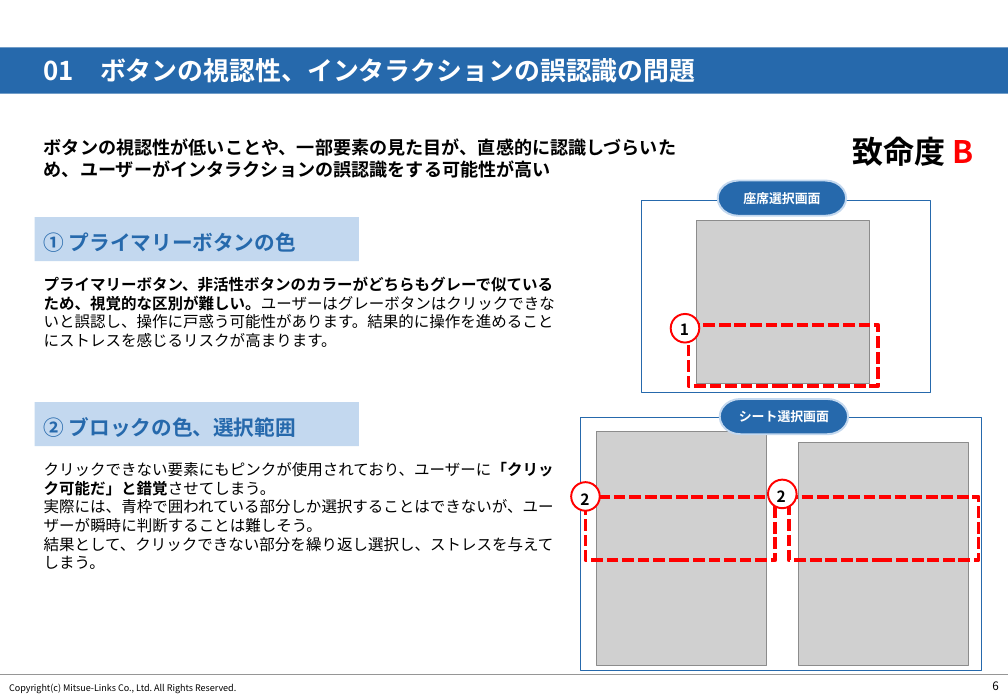
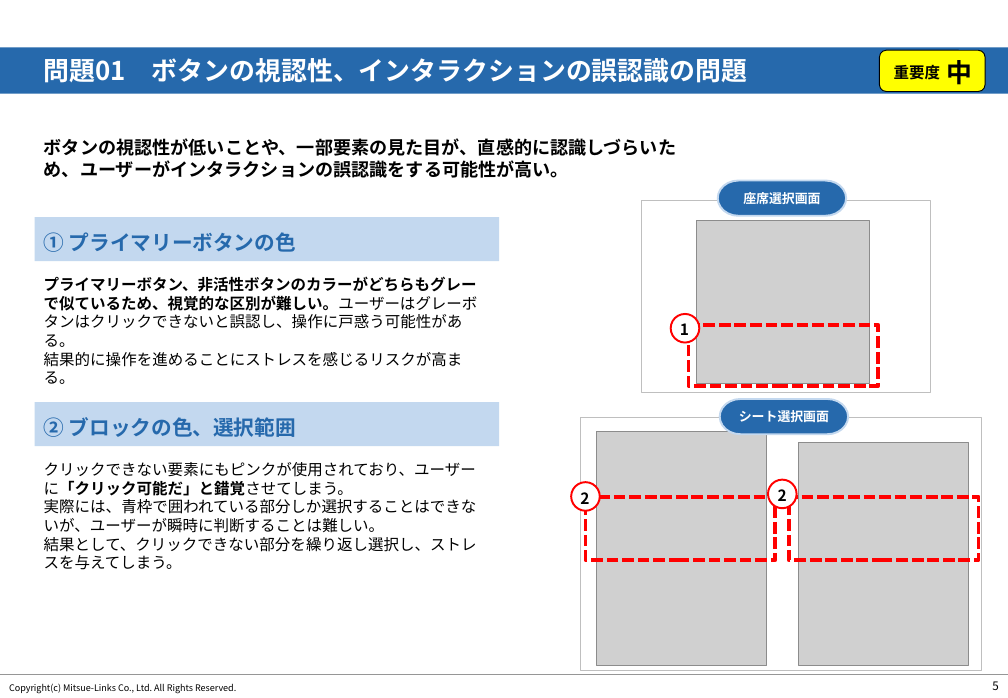
Before and after one commit to sakitama14/TheOdinProject, a slide deck: slide 6 of 調査報告書.pptx (slide 7 before the commit). Drawn at 1008x698 pixels with LibreOffice and Linux fonts; fonts in the diff are those of the drawing; grey boxes stand for pictures; background and template pictures are left out. Boxes give left, top, right and bottom in pixels: in the first picture for what was removed or moved away, otherwise in the second. Text is boxed around its words. In the diff, an @@ line names an element or a change of style, - is before the commit and + after.

```diff
--- a/調査報告書.pptx
+++ b/調査報告書.pptx
@@ text at (44, 58, 747, 83): text changed; font Arial to Noto Sans CJK JP @@
-01 ボタンの視認性、インタラクションの誤認識の問題
+問題01 ボタンの視認性、インタラクションの誤認識の問題
@@ rounded rectangle added at (880, 50, 985, 91), fill #FFFF00, outline #000000 0.75 pt @@
@@ text added at (894, 62, 940, 82), 12 pt, text #000000, bold @@
+重要度
@@ text added at (946, 60, 972, 85), 20 pt, text #000000, bold @@
+中
@@ text at (44, 138, 676, 178): text changed @@
-ボタンの視認性が低いことや、一部要素の見た目が、直感的に認識しづらいため、ユーザーがインタラクションの誤認識をする可能性が高い
+ボタンの視認性が低いことや、一部要素の見た目が、直感的に認識しづらいため、ユーザーがインタラクションの誤認識をする可能性が高い。
@@ text removed at (852, 136, 973, 166) @@
-致命度 B
@@ rectangle at (641, 200, 931, 393): outline #2669AC 1 pt to #BFBFBF 1 pt @@
@@ pill shape "座席選択画面" at (718, 181, 846, 216): font Roboto Condensed to Noto Sans CJK JP @@
@@ rectangle: place and size @@
-rectangle at (34, 217, 359, 261)
+rectangle at (34, 217, 499, 261)
@@ text at (44, 276, 478, 367): text changed @@
-プライマリーボタン、非活性ボタンのカラーがどちらもグレーで似ているため、視覚的な区別が難しい。ユーザーはグレーボタンはクリックできないと誤認し、操作に戸惑う可能性があります。結果的に操作を進めることにストレスを感じるリスクが高まります。
+プライマリーボタン、非活性ボタンのカラーがどちらもグレーで似ているため、視覚的な区別が難しい。ユーザーはグレーボタンはクリックできないと誤認し、操作に戸惑う可能性がある。
+結果的に操作を進めることにストレスを感じるリスクが高まる。
@@ rectangle: place and size @@
-rectangle at (34, 402, 359, 446)
+rectangle at (34, 402, 499, 446)
@@ rectangle at (581, 418, 982, 671): outline #2669AC 1 pt to #BFBFBF 1 pt @@
@@ pill shape "シート選択画面" at (720, 399, 849, 435): font Roboto Condensed to Noto Sans CJK JP @@
@@ text at (44, 462, 477, 570): text changed @@
-クリックできない要素にもピンクが使用されており、ユーザーに「クリック可能だ」と錯覚させてしまう。
-実際には、青枠で囲われている部分しか選択することはできないが、ユーザーが瞬時に判断することは難しそう。
-結果として、クリックできない部分を繰り返し選択し、ストレスを与えてしまう。
+クリックできない要素にもピンクが使用されており、ユーザーに「クリック可能だ」と錯覚させてしまう。
+実際には、青枠で囲われている部分しか選択することはできないが、ユーザーが瞬時に判断することは難しい。
+結果として、クリックできない部分を繰り返し選択し、ストレスを与えてしまう。
@@ text "2" rewrapped from (580, 493, 589, 509) to (580, 492, 589, 504) @@
@@ page number at (992, 681, 998, 690): text changed @@
-6
+5
```
Also in this commit, not shown: 13 other slides changed, 6 slides added, 2 slides removed, 1 other file.
